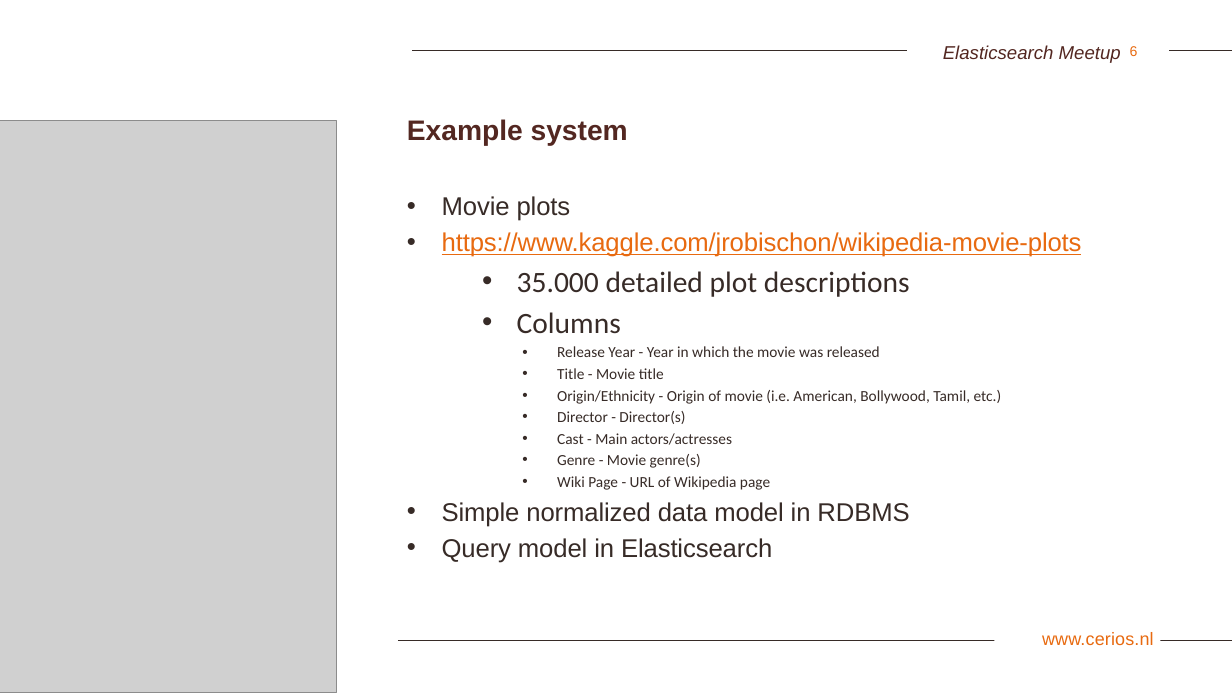
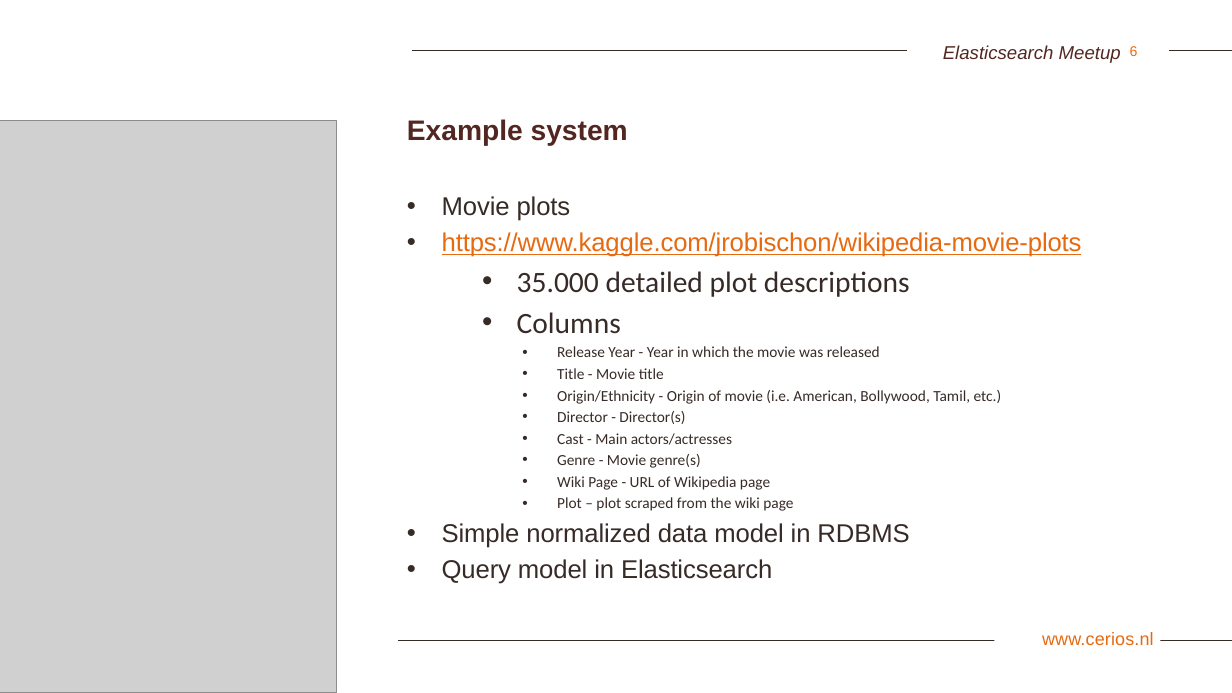
Before and after one commit to rpbouw/es-meetup, a slide deck: slide 6 of presentation/Elasticsearch-meetup-2019-03.pptx. Drawn at 1232x693 pixels with LibreOffice and Linux fonts; fonts in the diff are those of the drawing; grey boxes stand for pictures; background and template pictures are left out. Boxes give left, top, right and bottom in pixels: in the first picture for what was removed or moved away, otherwise in the second. Text is boxed around its words. In the diff, an @@ line names an element or a change of style, - is before the commit and + after.

Commit message:
updated ppt

```diff
--- a/presentation/Elasticsearch-meetup-2019-03.pptx
+++ b/presentation/Elasticsearch-meetup-2019-03.pptx
@@ text at bbox=[557, 497, 793, 511]: paragraph added @@
+    • Plot – plot scraped from the wiki page
```
Also in this commit, not shown: 1 other slide changed.
